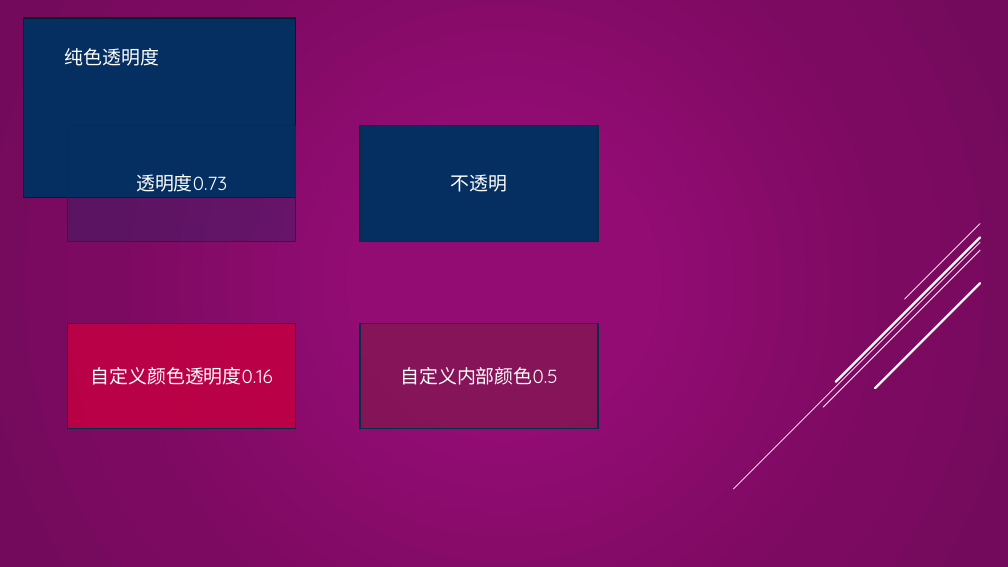
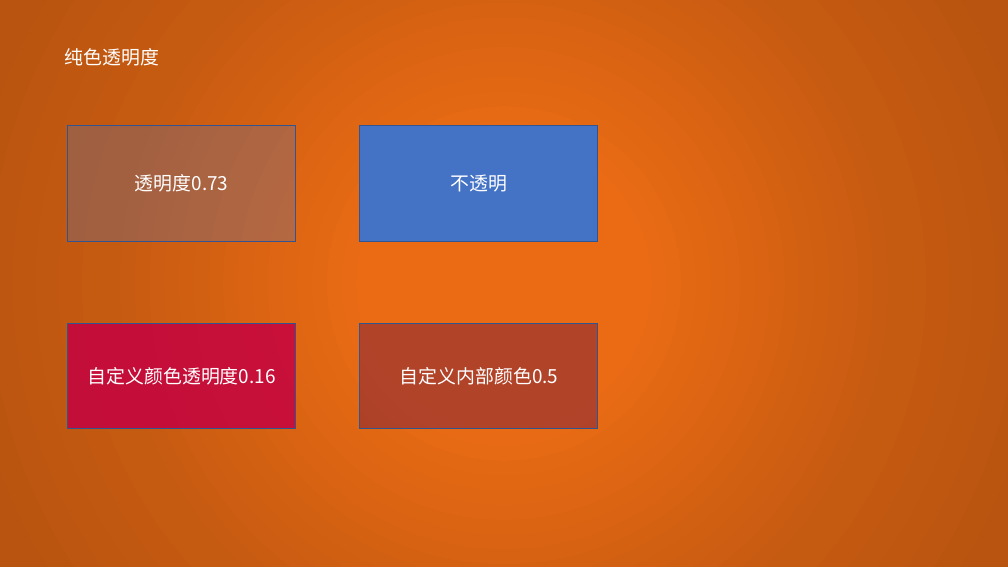
Before and after one commit to Howlcn1997/ooxml-parser, a slide deck: slide 3 of assets/ppt/simple.pptx. Drawn at 1008x567 pixels with LibreOffice and Linux fonts; fonts in the diff are those of the drawing. Boxes give left, top, right and bottom in pixels: in the first picture for what was removed or moved away, otherwise in the second. Text is boxed around its words. In the diff, an @@ line names an element or a change of style, - is before the commit and + after.

```diff
--- a/assets/ppt/simple.pptx
+++ b/assets/ppt/simple.pptx
@@ background gradient #930C74 to #7C0B61 to #740A5B to gradient #EA6B14 to #C55A11 to #B85410 @@
@@ rectangle removed at (23, 18, 296, 198) @@
@@ text "纯色透明度" at (65, 48, 159, 66): font Quicksand to Noto Sans CJK SC @@
@@ rectangle "透明度0.73" at (68, 126, 296, 242): font Quicksand to Noto Sans CJK SC; fill #052F61 at 27% opacity to #4472C4 at 27% opacity; outline #043148 1.25 pt to #325491 1 pt @@
@@ rectangle "不透明" at (360, 126, 598, 242): font Quicksand to Noto Sans CJK SC; fill #052F61 to #4472C4; outline #043148 1.25 pt to #325491 1 pt @@
@@ group removed at (734, 224, 980, 489): 5 lines @@
@@ rectangle "自定义颜色透明度0.16" at (68, 324, 296, 429): font Quicksand to Noto Sans CJK SC; outline #043148 1.25 pt to #325491 1 pt @@
@@ rectangle "自定义内部颜色0.5" at (360, 324, 598, 429): font Quicksand to Noto Sans CJK SC; outline #043148 1.25 pt to #325491 1 pt @@
```
Also in this commit, not shown: 2 other slides changed, 1 slide added, 15 other files.
